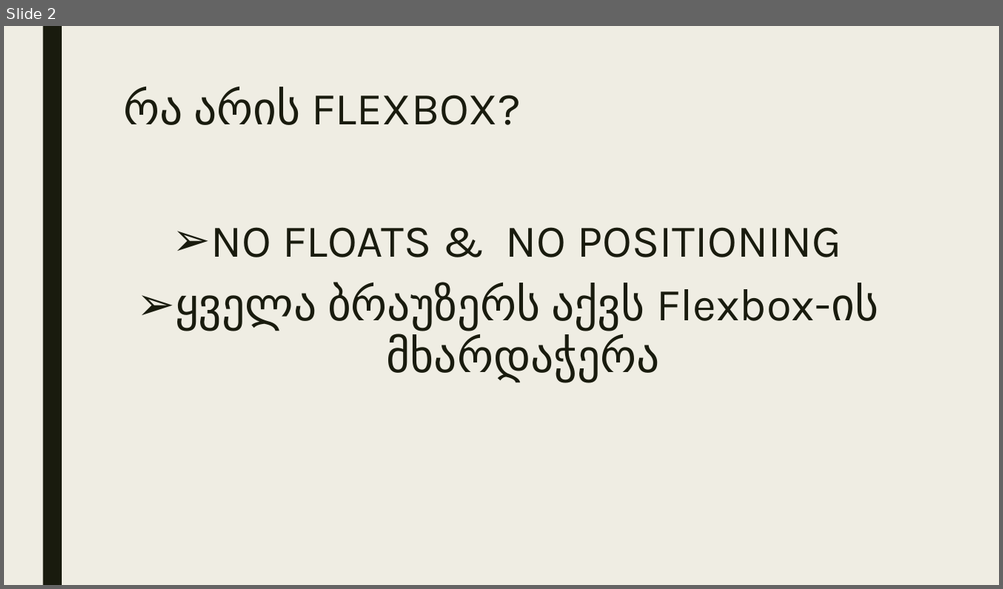
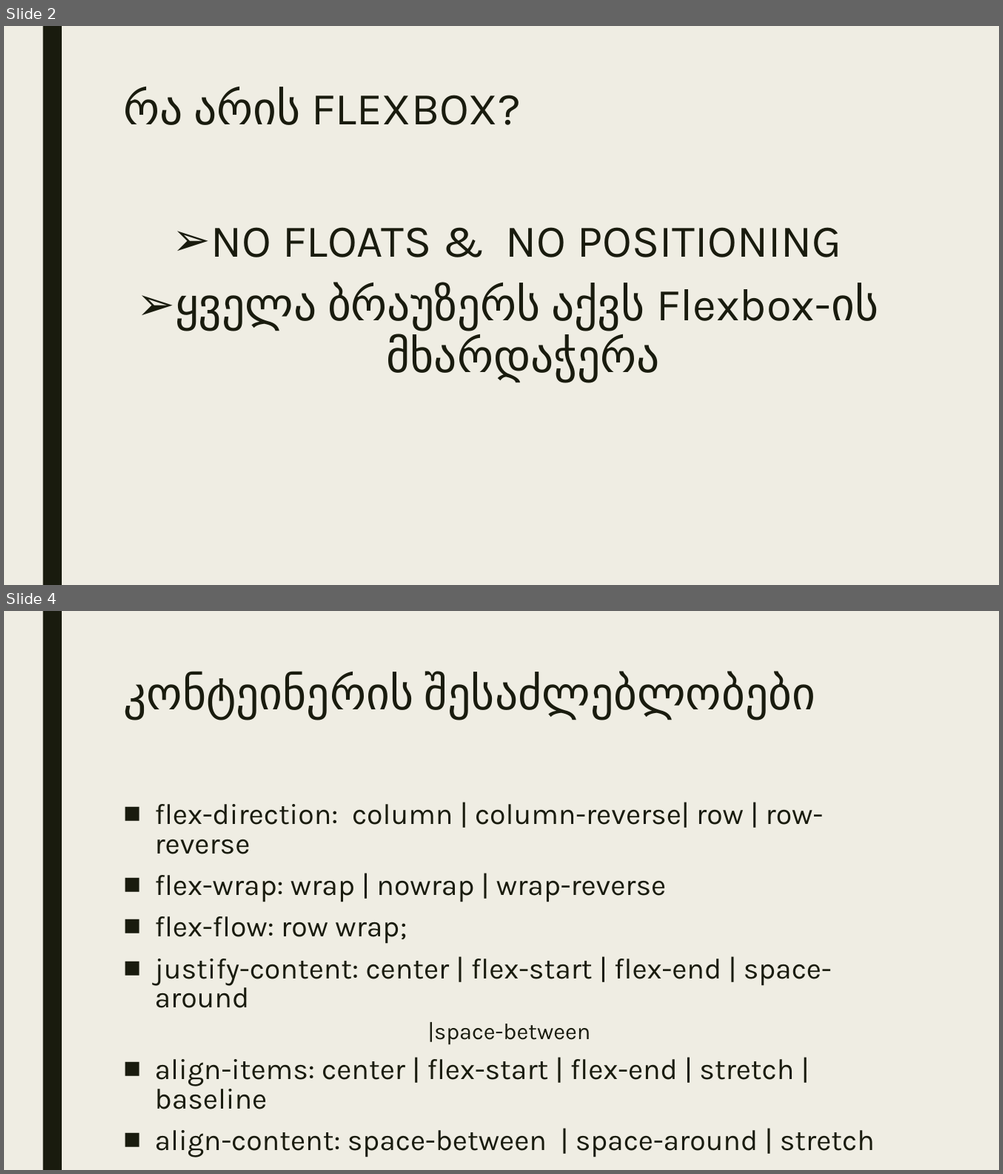
Before and after one commit to somebodyys/GAU_HTML-CSS, a slide deck: Presentation/FlexBOx.pptx. Shown one above the other, each under a label of ours: slide 2 before the commit, slides 2 and 4 after it; the slides between them are not shown. The pictures are 1003x589 and 1003x1174 pixels, drawn with LibreOffice and Linux fonts; fonts in the diff are those of the drawing. Boxes give left, top, right and bottom in pixels: in the first picture for what was removed or moved away, otherwise in the second. Text is boxed around its words. In the diff, an @@ line names an element or a change of style, - is before the commit and + after.

```diff
--- a/Presentation/FlexBOx.pptx
+++ b/Presentation/FlexBOx.pptx
@@ slide 4 added at [4, 611, 999, 1170], background #EFEDE3; not listed: 1 template element that a slide beside it also shows @@
@@ title added at [123, 672, 815, 719], 44 pt, text #191B0E @@
+კონტეინერის შესაძლებლობები
@@ text added at [155, 802, 874, 1158], 28 pt, text #191B0E @@
+■ flex-direction: column | column-reverse| row | row-reverse
+■ flex-wrap: wrap | nowrap | wrap-reverse
+■ flex-flow: row wrap;
+■ justify-content: center | flex-start | flex-end | space-around
+                |space-between
+■ align-items: center | flex-start | flex-end | stretch | baseline
+■ align-content: space-between | space-around | stretch
```
Also in this commit, not shown: 2 other slides added, 1 slide removed.
